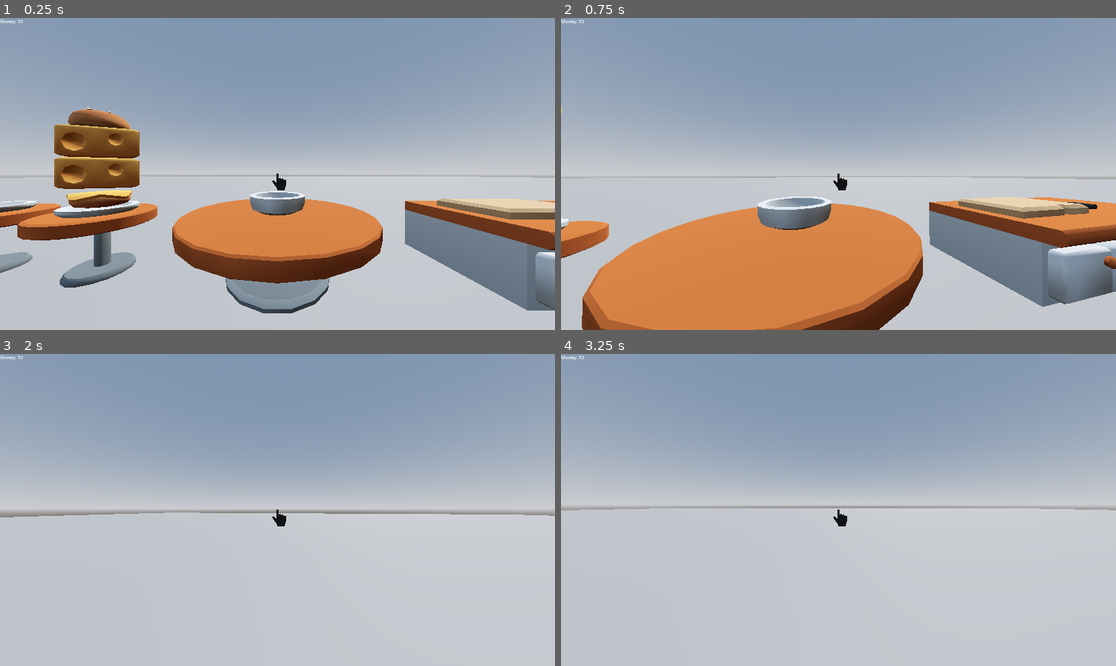
Above: before the commit, frames 1-4 (two rows, left to right).
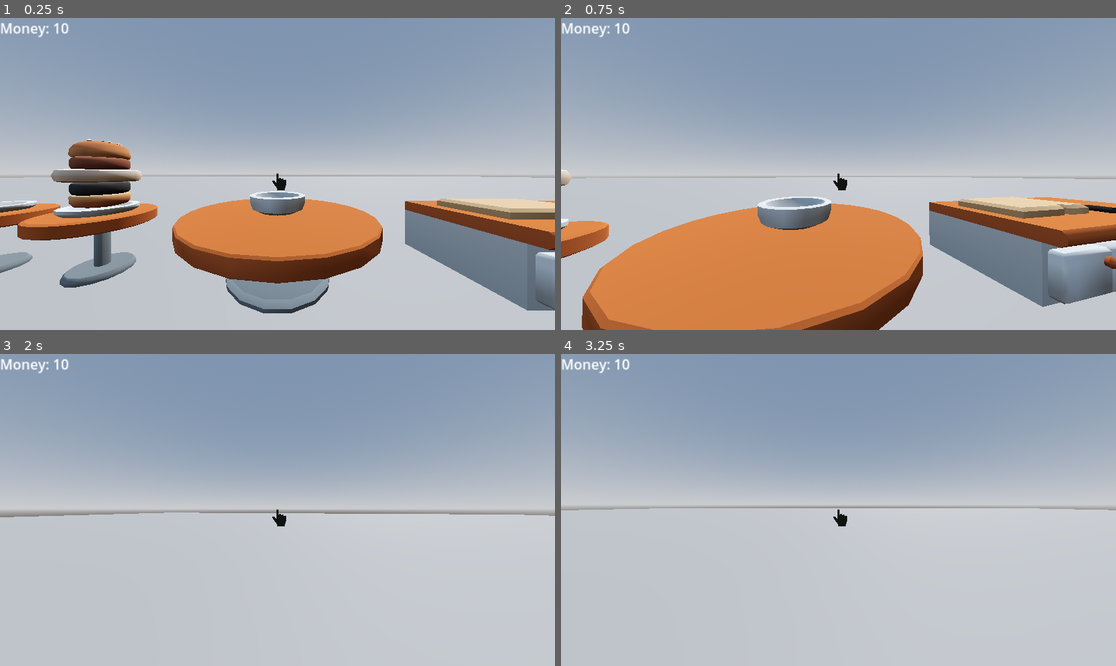
Above: after the commit, the same moments.

Repository: Flamerider347/Year12Delivery
Game: Godot game, scene res://prefabs/world.tscn
Two runs of this game, one before a commit and one after it. Both use one fixed random seed, a clock stepped at 60 frames per second and the inputs below.
Inputs (mouse positions are in pixels of both pictures, inside the frame that each line leads up to):
- Up to frame 1 (0.25 s): no input
- Up to frame 2 (0.75 s): tap Enter at 0.5 s; move the mouse to (866, 174) at 0.52 s; hold W (up) from 0.53 s (still down); click (866, 174) at 0.6 s
- Up to frame 3 (2 s): keep holding W (up); tap Space (jump) at 0.77, 1.52 s; move the mouse to (249, 510) at 1.27 s; click (249, 510) at 1.35 s
- Up to frame 4 (3.25 s): keep holding W (up); tap Space (jump) at 2, 3.02 s; move the mouse to (849, 503) at 2.02 s; hold Shift (sprint) 2.03-2.78 s; click (849, 503) at 2.3 s; tap Enter at 2.75 s; move the mouse to (832, 516) at 2.77 s; click (832, 516) at 2.85 s

The runs differ from the first frame. In frame 1, 3.9% of the frame differs, in the area x 0-26%, y 0-60%; in frame 2, 0.4%; in frame 3, 0.2%; in frame 4, 0.2%.

Commit message:
Meat

Diff:
--- a/prefabs/cheese_chopped.tscn
+++ b/prefabs/cheese_chopped.tscn
@@ -4,14 +4,15 @@
 [ext_resource type="Script" uid="uid://dfk3ak2xyiqs5" path="res://scripts/ingredients.gd" id="1_cn6fc"]
 
 [sub_resource type="BoxShape3D" id="BoxShape3D_cn6fc"]
-size = Vector3(0.825, 0.1, 0.828)
+size = Vector3(0.825, 0.1, 0.825)
 
 [node name="cheese_chopped" type="RigidBody3D" groups=["can_stack", "pickupable"]]
 script = ExtResource("1_cn6fc")
 
 [node name="FoodIngredientCheeseSlice" type="MeshInstance3D" parent="."]
+transform = Transform3D(1, 0, 0, 0, 1, 0, 0, 0, 1, 0, 0.09, 0)
 mesh = ExtResource("1_asmgi")
 
 [node name="CollisionShape3D" type="CollisionShape3D" parent="." groups=["hitbox"]]
-transform = Transform3D(1, 0, 0, 0, 1, 0, 0, 0, 1, 0, -0.035, 0)
+transform = Transform3D(1, 0, 0, 0, 1, 0, 0, 0, 1, 0, 0.05, 0)
 shape = SubResource("BoxShape3D_cn6fc")
--- /dev/null
+++ b/prefabs/meat.tscn
@@ -0,0 +1,18 @@
+[gd_scene load_steps=4 format=3 uid="uid://ck48dv1n3jo2b"]
+
+[ext_resource type="Script" uid="uid://dfk3ak2xyiqs5" path="res://scripts/ingredients.gd" id="1_f7j6h"]
+[ext_resource type="ArrayMesh" uid="uid://w85y02rn7d12" path="res://assets/kitchenassets/food_ingredient_steak.obj" id="1_w5gyx"]
+
+[sub_resource type="CylinderShape3D" id="CylinderShape3D_f7j6h"]
+height = 0.200653
+radius = 0.518555
+
+[node name="meat" type="RigidBody3D" groups=["can_stack", "meat", "pickupable"]]
+script = ExtResource("1_f7j6h")
+
+[node name="FoodIngredientSteak" type="MeshInstance3D" parent="."]
+mesh = ExtResource("1_w5gyx")
+
+[node name="CollisionShape3D" type="CollisionShape3D" parent="." groups=["hitbox"]]
+transform = Transform3D(1, 0, 0, 0, 1, 0, 0, 0, 1, 0, 0.104813, 0)
+shape = SubResource("CylinderShape3D_f7j6h")
--- /dev/null
+++ b/prefabs/meat_burnt.tscn
@@ -0,0 +1,18 @@
+[gd_scene load_steps=4 format=3 uid="uid://b1tl4xuca5vhj"]
+
+[ext_resource type="Script" uid="uid://bsjuoy0pb7sw5" path="res://scripts/meat_burnt.gd" id="1_66nok"]
+[ext_resource type="ArrayMesh" uid="uid://c1pdfk8u2620m" path="res://assets/kitchenassets/food_ingredient_burger_trash.obj" id="2_65jgr"]
+
+[sub_resource type="CylinderShape3D" id="CylinderShape3D_mygsi"]
+height = 0.200317
+radius = 0.35
+
+[node name="meat_burnt" type="RigidBody3D" groups=["can_stack", "meat", "pickupable"]]
+script = ExtResource("1_66nok")
+
+[node name="FoodIngredientBurgerTrash" type="MeshInstance3D" parent="."]
+mesh = ExtResource("2_65jgr")
+
+[node name="CollisionShape3D" type="CollisionShape3D" parent="." groups=["hitbox"]]
+transform = Transform3D(1, 0, 0, 0, 1, 0, 0, 0, 1, 0, 0.0997925, 0)
+shape = SubResource("CylinderShape3D_mygsi")
--- /dev/null
+++ b/prefabs/meat_chopped.tscn
@@ -0,0 +1,18 @@
+[gd_scene load_steps=4 format=3 uid="uid://dwgtw8vvr5dfj"]
+
+[ext_resource type="Script" uid="uid://b45l7881c7ore" path="res://scripts/meat_chopped.gd" id="1_ny5cw"]
+[ext_resource type="ArrayMesh" uid="uid://c5fc7ra7wjom7" path="res://assets/kitchenassets/food_ingredient_burger_uncooked.obj" id="2_ab83s"]
+
+[sub_resource type="CylinderShape3D" id="CylinderShape3D_mygsi"]
+height = 0.200317
+radius = 0.35
+
+[node name="meat_chopped" type="RigidBody3D" groups=["can_stack", "cookable", "meat", "pickupable"]]
+script = ExtResource("1_ny5cw")
+
+[node name="FoodIngredientBurgerUncooked" type="MeshInstance3D" parent="."]
+mesh = ExtResource("2_ab83s")
+
+[node name="CollisionShape3D" type="CollisionShape3D" parent="." groups=["hitbox"]]
+transform = Transform3D(1, 0, 0, 0, 1, 0, 0, 0, 1, 0, 0.0997925, 0)
+shape = SubResource("CylinderShape3D_mygsi")
--- /dev/null
+++ b/prefabs/meat_cooked.tscn
@@ -0,0 +1,18 @@
+[gd_scene load_steps=4 format=3 uid="uid://ugl45io8g1bs"]
+
+[ext_resource type="Script" uid="uid://dlib0160h0q00" path="res://scripts/meat_cooked.gd" id="1_1gbyy"]
+[ext_resource type="ArrayMesh" uid="uid://b1nwbvgilns86" path="res://assets/kitchenassets/food_ingredient_burger_cooked.obj" id="2_npnoh"]
+
+[sub_resource type="CylinderShape3D" id="CylinderShape3D_mygsi"]
+height = 0.200317
+radius = 0.35
+
+[node name="meat_cooked" type="RigidBody3D" groups=["can_stack", "cookable", "meat", "pickupable"]]
+script = ExtResource("1_1gbyy")
+
+[node name="FoodIngredientBurgerCooked" type="MeshInstance3D" parent="."]
+mesh = ExtResource("2_npnoh")
+
+[node name="CollisionShape3D" type="CollisionShape3D" parent="." groups=["hitbox"]]
+transform = Transform3D(1, 0, 0, 0, 1, 0, 0, 0, 1, 0, 0.0997925, 0)
+shape = SubResource("CylinderShape3D_mygsi")
--- a/prefabs/world.tscn
+++ b/prefabs/world.tscn
@@ -1,11 +1,11 @@
-[gd_scene load_steps=35 format=3 uid="uid://7b8ecsljuur7"]
+[gd_scene load_steps=38 format=3 uid="uid://7b8ecsljuur7"]
 
 [ext_resource type="Script" uid="uid://bbqkm07fo1hkp" path="res://scripts/world.gd" id="1_k40i2"]
 [ext_resource type="Script" uid="uid://bciar80p3kqcc" path="res://scripts/player.gd" id="2_le6xu"]
 [ext_resource type="ArrayMesh" uid="uid://bqcilnxekln6g" path="res://assets/kitchenassets/table_round_A.obj" id="3_q76tg"]
-[ext_resource type="ArrayMesh" uid="uid://dncwc5px4srsq" path="res://assets/kitchenassets/kitchencounter_straight_A_decorated.obj" id="4_sxw1y"]
-[ext_resource type="ArrayMesh" uid="uid://b3yrokh8w85cr" path="res://assets/kitchenassets/kitchencounter_sink.obj" id="5_nwl14"]
+[ext_resource type="ArrayMesh" uid="uid://d3hkf5s5qkh65" path="res://assets/kitchenassets/stove_single.obj" id="4_sxw1y"]
 [ext_resource type="ArrayMesh" uid="uid://chytia7sek7ru" path="res://assets/kitchenassets/kitchencounter_straight_B.obj" id="6_2a2la"]
+[ext_resource type="ArrayMesh" uid="uid://bt5fqusd0i7s8" path="res://assets/kitchenassets/pan_A.obj" id="7_2a2la"]
 [ext_resource type="ArrayMesh" uid="uid://ccdu8si88el7q" path="res://assets/kitchenassets/kitchencounter_innercorner.obj" id="7_deaom"]
 [ext_resource type="ArrayMesh" uid="uid://dodfdfkndbmla" path="res://assets/kitchenassets/cuttingboard.obj" id="8_6mti1"]
 [ext_resource type="ArrayMesh" uid="uid://dku845kqwnd76" path="res://assets/kitchenassets/bowl.obj" id="9_gi6id"]
@@ -16,6 +16,7 @@
 [ext_resource type="ArrayMesh" uid="uid://blmeb0is1ac16" path="res://assets/kitchenassets/plate.obj" id="14_q76tg"]
 [ext_resource type="Script" uid="uid://ciavdwk3guaof" path="res://scripts/objective_plate.gd" id="14_sxw1y"]
 [ext_resource type="ArrayMesh" uid="uid://bnpcdwilyg6p8" path="res://assets/kitchenassets/table_round_A_small.obj" id="16_nwl14"]
+[ext_resource type="ArrayMesh" uid="uid://iwrrk2ci74kj" path="res://assets/kitchenassets/crate_steak.obj" id="17_deaom"]
 
 [sub_resource type="ProceduralSkyMaterial" id="ProceduralSkyMaterial_f3sb7"]
 sky_horizon_color = Color(0.662243, 0.671743, 0.686743, 1)
@@ -46,6 +47,13 @@
 [sub_resource type="BoxShape3D" id="BoxShape3D_2o6r5"]
 size = Vector3(2, 1, 4)
 
+[sub_resource type="CylinderShape3D" id="CylinderShape3D_6mti1"]
+height = 0.992188
+radius = 0.168945
+
+[sub_resource type="CylinderShape3D" id="CylinderShape3D_deaom"]
+height = 2.26318
+
 [sub_resource type="BoxShape3D" id="BoxShape3D_wse8f"]
 size = Vector3(1.49, 0.175, 0.99)
 
@@ -129,14 +137,9 @@
 transform = Transform3D(1, 0, 0, 0, 1, 0, 0, 0, 1, 6, 0, 0)
 collision_layer = 3
 
-[node name="KitchencounterStraightADecorated" type="MeshInstance3D" parent="counter"]
+[node name="StoveSingle" type="MeshInstance3D" parent="counter"]
 transform = Transform3D(1.19249e-08, 0, -1, 0, 1, 0, 1, 0, 1.19249e-08, 0, 0, 4)
 mesh = ExtResource("4_sxw1y")
-skeleton = NodePath("../..")
-
-[node name="KitchencounterSink" type="MeshInstance3D" parent="counter"]
-transform = Transform3D(1.19249e-08, 0, -1, 0, 1, 0, 1, 0, 1.19249e-08, 0, 0, 2)
-mesh = ExtResource("5_nwl14")
 skeleton = NodePath("../..")
 
 [node name="KitchencounterStraightB" type="MeshInstance3D" parent="counter"]
@@ -155,6 +158,26 @@
 [node name="CollisionShape3D2" type="CollisionShape3D" parent="counter"]
 transform = Transform3D(1, 0, 0, 0, 1, 0, 0, 0, 1, 0, 0.5, 3)
 shape = SubResource("BoxShape3D_2o6r5")
+
+[node name="KitchencounterStraightB2" type="MeshInstance3D" parent="counter"]
+transform = Transform3D(1.19249e-08, 0, -1, 0, 1, 0, 1, 0, 1.19249e-08, 0, 0, 2)
+mesh = ExtResource("6_2a2la")
+skeleton = NodePath("../..")
+
+[node name="stove" type="Area3D" parent="counter"]
+transform = Transform3D(1, 0, 0, 0, 1, 0, 0, 0, 1, 0, 1.2, 4)
+
+[node name="PanA" type="MeshInstance3D" parent="counter/stove"]
+mesh = ExtResource("7_2a2la")
+skeleton = NodePath("../..")
+
+[node name="CollisionShape3D" type="CollisionShape3D" parent="counter/stove"]
+transform = Transform3D(1, 0, 0, 0, 1, 0, 0, 0, 1, 0, 0.503906, 0)
+shape = SubResource("CylinderShape3D_6mti1")
+
+[node name="CollisionShape3D3" type="CollisionShape3D" parent="counter"]
+transform = Transform3D(1, 0, 0, 0, 1, 0, 0, 0, 1, 0, 0.131592, 4)
+shape = SubResource("CylinderShape3D_deaom")
 
 [node name="chopping_board" type="StaticBody3D" parent="."]
 transform = Transform3D(1, 0, 0, 0, 1, 0, 0, 0, 1, 4, 1, 0)
@@ -211,7 +234,7 @@
 shape = SubResource("CylinderShape3D_tlwt5")
 
 [node name="knife" type="RigidBody3D" parent="." groups=["knife", "pickupable"]]
-transform = Transform3D(1, 0, 0, 0, 1, 0, 0, 0, 1, 5.42865, 1.11574, 0.139493)
+transform = Transform3D(1, 0, 0, 0, 1, 0, 0, 0, 1, 5.2, 1.1, 0.4)
 mass = 0.6
 
 [node name="Knife" type="MeshInstance3D" parent="knife"]
@@ -240,6 +263,7 @@
 [node name="Label" type="Label" parent="ui"]
 offset_right = 485.0
 offset_bottom = 43.0
+scale = Vector2(3, 3)
 text = "Money: 0"
 
 [node name="objective_plate" type="StaticBody3D" parent="."]
@@ -288,11 +312,24 @@
 [node name="CollisionShape3D" type="CollisionShape3D" parent="delivery_plate/Area3D"]
 transform = Transform3D(1, 0, 0, 0, 1, 0, 0, 0, 1, 0, 0.326782, 0)
 shape = SubResource("CylinderShape3D_2a2la")
+
+[node name="meat_crate" type="StaticBody3D" parent="." groups=["summoner"]]
+transform = Transform3D(1, 0, 0, 0, 1, 0, 0, 0, 1, 4, 0, 6)
+
+[node name="CollisionShape3D" type="CollisionShape3D" parent="meat_crate"]
+transform = Transform3D(1, 0, 0, 0, 1, 0, 0, 0, 1, 0, 0.395, 0)
+shape = SubResource("BoxShape3D_hiqwa")
+
+[node name="CrateSteak" type="MeshInstance3D" parent="meat_crate"]
+mesh = ExtResource("17_deaom")
+skeleton = NodePath("../..")
 
 [connection signal="correct_order" from="." to="." method="_on_correct_order"]
 [connection signal="correct_order" from="." to="objective_plate" method="_on_world_correct_order"]
 [connection signal="money_change" from="player" to="." method="_on_player_money_change"]
 [connection signal="timeout" from="player/pickup_timer" to="player" method="_on_pickup_timer_timeout"]
+[connection signal="body_entered" from="counter/stove" to="." method="_on_stove_body_entered"]
+[connection signal="body_exited" from="counter/stove" to="." method="_on_stove_body_exited"]
 [connection signal="body_entered" from="chopping_board/chopping_board" to="." method="_on_chopping_board_body_entered"]
 [connection signal="body_entered" from="knife/cut_area" to="." method="_on_cut_area_body_entered"]
 [connection signal="objective" from="objective_plate" to="." method="_on_objective_plate_objective"]
--- a/project.godot
+++ b/project.godot
@@ -35,6 +35,8 @@
 can_stack=""
 knife=""
 keep=""
+cookable=""
+meat=""
 
 [input]
 
--- /dev/null
+++ b/scripts/meat_burnt.gd
@@ -0,0 +1,2 @@
+extends RigidBody3D
+var type = "meat_burnt"
--- /dev/null
+++ b/scripts/meat_chopped.gd
@@ -0,0 +1,14 @@
+extends RigidBody3D
+var cook_progress = 0
+var cooking = false
+var emitted = false
+var type = "meat_chopped"
+var meat_cooked = preload("res://prefabs/meat_cooked.tscn")
+func _physics_process(_delta: float) -> void:
+	if cooking and cook_progress <= 200:
+		cook_progress += 1
+	if cook_progress > 100:
+		var spawned_meat_cooked = meat_cooked.instantiate()
+		spawned_meat_cooked.position = position
+		get_parent().add_child(spawned_meat_cooked)
+		queue_free()
--- /dev/null
+++ b/scripts/meat_cooked.gd
@@ -0,0 +1,14 @@
+extends RigidBody3D
+var cook_progress = 0
+var cooking = false
+var emitted = false
+var type = "meat_cooked"
+var meat_burnt = preload("res://prefabs/meat_burnt.tscn")
+func _physics_process(_delta: float) -> void:
+	if cooking and cook_progress <= 200:
+		cook_progress += 1
+	if cook_progress > 100:
+		var spawned_meat_burnt = meat_burnt.instantiate()
+		spawned_meat_burnt.position = position
+		get_parent().add_child(spawned_meat_burnt)
+		queue_free()
--- a/scripts/objective_plate.gd
+++ b/scripts/objective_plate.gd
@@ -10,11 +10,16 @@
 var ingredient_5 = null
 var next_position = 0.1
 var contents = []
+
 var ingredient_list = {
-	"bun_bottom_chopped": preload("res://prefabs/bun_bottom_chopped.tscn"),
-	"bun_top_chopped": preload("res://prefabs/bun_top_chopped.tscn"),
+	"meat": preload("res://prefabs/meat.tscn"),
+	"meat_chopped": preload("res://prefabs/meat_chopped.tscn"),
+	"meat_cooked": preload("res://prefabs/meat_cooked.tscn"),
+	"meat_burnt": preload("res://prefabs/meat_burnt.tscn"),
 	"cheese_chopped": preload("res://prefabs/cheese_chopped.tscn"),
-	"cheese": preload("res://prefabs/cheese.tscn")
+	#"cheese": preload("res://prefabs/cheese.tscn"),
+	"bun_bottom_chopped" : preload("res://prefabs/bun_bottom_chopped.tscn"),
+	"bun_top_chopped" : preload("res://prefabs/bun_top_chopped.tscn"),
 }
 
 
@@ -24,28 +29,34 @@
 func randomise_objective():
 	var list_keys = ingredient_list.keys()
 	var list_size = list_keys.size()
-	ingredient_amount = randi_range(2, 5)
+	ingredient_amount = randi_range(3, 5)
 
 	if ingredient_amount > 1:
 		ingredient_1 = "bun_bottom_chopped"
 		contents.append(ingredient_1)
 	if ingredient_amount > 2:
-		ingredient_2 = list_keys[randi_range(0, list_size - 1)]
+		ingredient_2 = list_keys[randi_range(0, list_size - 3)]
 		contents.append(ingredient_2)
 	if ingredient_amount == 2:
-		ingredient_2 = "bun_bottom_chopped"
+		ingredient_2 = "bun_top_chopped"
+		ingredient_3 = null
+		ingredient_4 = null
+		ingredient_5 = null
 		contents.append(ingredient_2)
 	if ingredient_amount > 3:
-		ingredient_3 = list_keys[randi_range(0, list_size - 1)]
+		ingredient_3 = list_keys[randi_range(0, list_size - 3)]
 		contents.append(ingredient_3)
 	if ingredient_amount == 3:
 		ingredient_3 = "bun_top_chopped"
+		ingredient_4 = null
+		ingredient_5 = null
 		contents.append(ingredient_3)
 	if ingredient_amount > 4:
-		ingredient_4 = list_keys[randi_range(0, list_size - 1)]
+		ingredient_4 = list_keys[randi_range(0, list_size - 3)]
 		contents.append(ingredient_4)
 	if ingredient_amount == 4:
 		ingredient_4 = "bun_top_chopped"
+		ingredient_5 = null
 		contents.append(ingredient_4)
 	if ingredient_amount == 5:
 		ingredient_5 = "bun_top_chopped"
@@ -120,6 +131,7 @@
 	for child in get_children():
 		if not child.is_in_group("keep"):
 			child.queue_free()
+	ingredient_amount = 0
 	next_position = 0.1
 	contents = []
 	randomise_objective()
--- a/scripts/player.gd
+++ b/scripts/player.gd
@@ -16,10 +16,11 @@
 #region ingredients
 var bun = preload("res://prefabs/bun.tscn")
 var cheese = preload("res://prefabs/cheese.tscn")
-
+var meat = preload("res://prefabs/meat.tscn")
 var ingredient_scenes = {
 	"bun":bun,
 	"cheese":cheese,
+	"meat" : meat,
 }
 #endregion
 var held_object = null  # Stores the object being held
@@ -35,7 +36,7 @@
 	if event is InputEventMouseMotion:
 		head.rotate_y(-event.relative.x * SENSITIVITY)
 		camera.rotate_x(-event.relative.y * SENSITIVITY)
-		camera.rotation.x = clamp(camera.rotation.x, deg_to_rad(-80), deg_to_rad(60))
+		camera.rotation.x = clamp(camera.rotation.x, deg_to_rad(-60), deg_to_rad(60))
 
 func _physics_process(delta: float):
 	if held_object:
--- a/scripts/world.gd
+++ b/scripts/world.gd
@@ -3,11 +3,13 @@
 var bun_chopped_top = preload("res://prefabs/bun_top_chopped.tscn")
 var bun_chopped_bottom = preload("res://prefabs/bun_bottom_chopped.tscn")
 var cheese_chopped = preload("res://prefabs/cheese_chopped.tscn")
+var meat_chopped = preload("res://prefabs/meat_chopped.tscn")
 var product_check = false
 var objective = []
 var product = []
 var ingredients = {
-"cheese": cheese_chopped
+"cheese": cheese_chopped,
+"meat":meat_chopped
 }
 
 # Called when the node enters the scene tree for the first time.
@@ -15,6 +17,8 @@
 	$floor.show()
 
 func _physics_process(_delta: float) -> void:
+	if $knife.position.y < -5:
+		$knife.position = Vector3(5.2,1.1,0.4)
 	if product_check:
 		if product == objective:
 			product_check = false
@@ -40,10 +44,15 @@
 			instance2.position = body.position + Vector3(0,0.1,0)
 			body.queue_free()
 		elif body.name in ingredients:
-			var instance = ingredients[body.name].instantiate()
-			instance.type = body.type + "_chopped"
-			instance.position = body.position
-			add_child(instance)
+			if body.is_in_group("meat"):
+				var instance = ingredients[body.name].instantiate()
+				instance.position = body.position
+				add_child(instance)
+			else:
+				var instance = ingredients[body.name].instantiate()
+				instance.type = body.type + "_chopped"
+				instance.position = body.position
+				add_child(instance)
 			body.queue_free()
 		else:
 			pass
@@ -67,3 +76,21 @@
 
 func _on_correct_order() -> void:
 	$ui/Label.text = "Money: " + str($player.money)
+
+
+func _on_stove_body_entered(body: Node3D) -> void:
+	if body.is_in_group("cookable"):
+		body.cooking = true
+
+
+func _on_stove_body_exited(body: Node3D) -> void:
+	if body.is_in_group("cookable"):
+		body.cooking = false
+
+
+func _on_meat_chopped_cooked() -> void:
+	print("")
+
+
+func _on_meat_chopped_burnt() -> void:
+	pass # Replace with function body.
Not shown, added: scripts/meat_burnt.gd.uid
Not shown, added: scripts/meat_chopped.gd.uid
Not shown, added: scripts/meat_cooked.gd.uid
